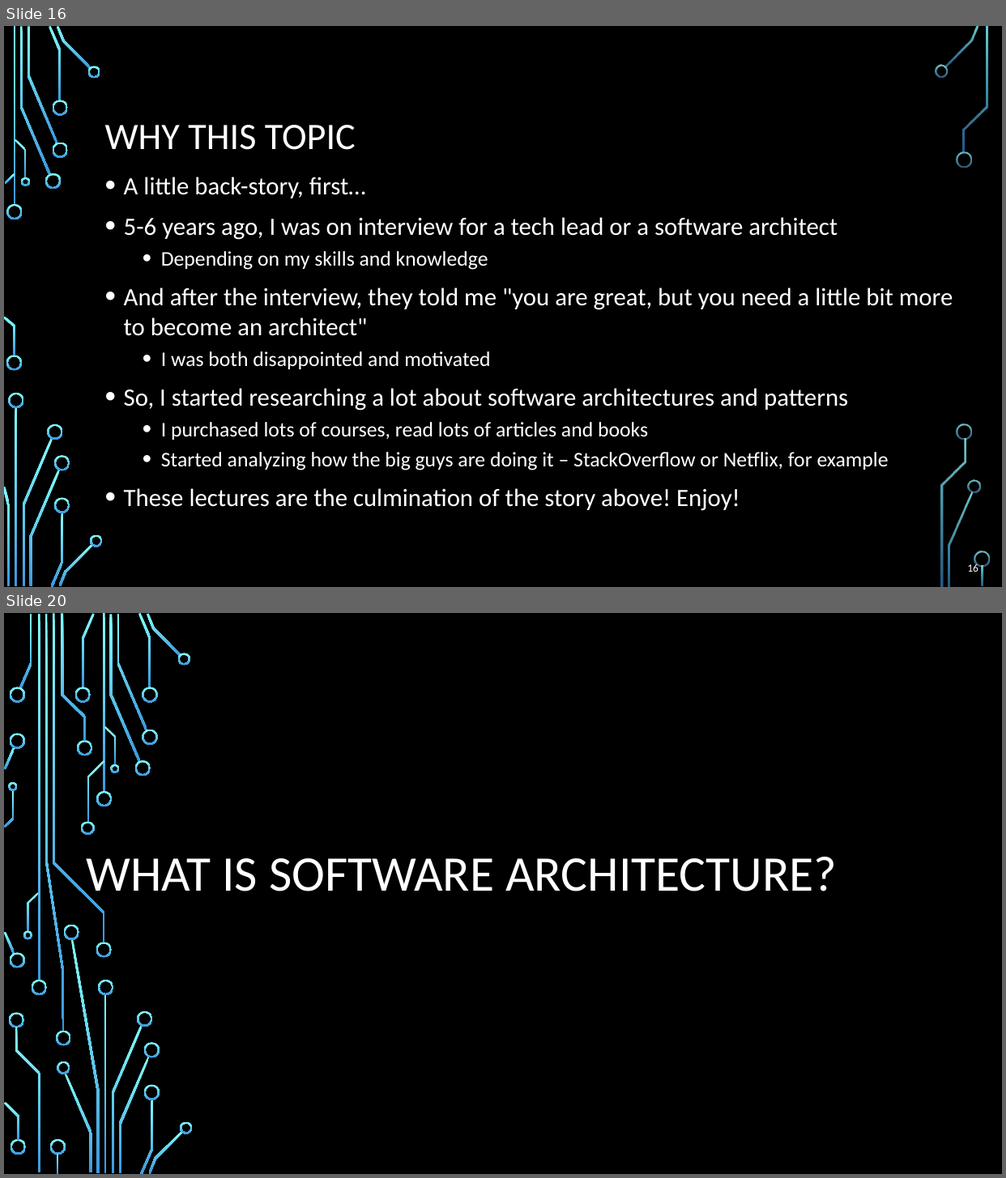
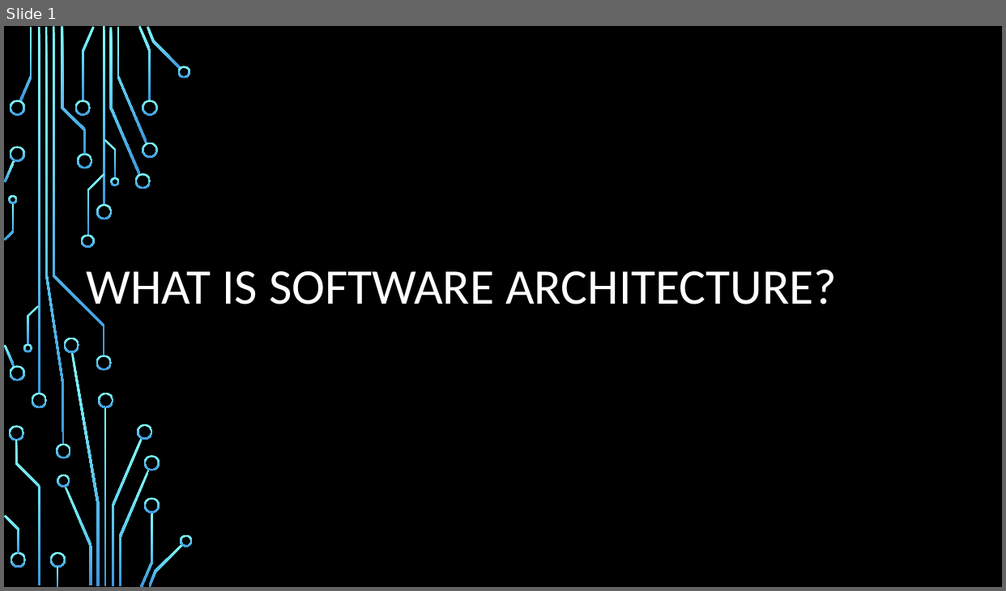
Before and after one commit to profjordanov/doctorate, a slide deck: resources/Software-Architecture-S/Presentation-Part1-Fundamentals-And-Essentials.pptx. Shown one above the other, each under a label of ours: slides 16 and 20 before the commit, slide 1 after it; the slides between them are not shown. The pictures are 1006x1178 and 1006x591 pixels, drawn with LibreOffice and Linux fonts; fonts in the diff are those of the drawing; background and template pictures are left out. Boxes give left, top, right and bottom in pixels: in the first picture for what was removed or moved away, otherwise in the second. Text is boxed around its words. In the diff, an @@ line names an element or a change of style, - is before the commit and + after.

```diff
--- a/resources/Software-Architecture-S/Presentation-Part1-Fundamentals-And-Essentials.pptx
+++ b/resources/Software-Architecture-S/Presentation-Part1-Fundamentals-And-Essentials.pptx
@@ slide 16 removed at bbox=[4, 26, 1002, 587], background picture (left out) @@
@@ title removed at bbox=[105, 125, 356, 150] @@
-WHY THIS TOPIC
@@ text removed at bbox=[124, 177, 953, 511] @@
-• A little back-story, first…
-• 5-6 years ago, I was on interview for a tech lead or a software architect
-  • Depending on my skills and knowledge
-• And after the interview, they told me "you are great, but you need a little bit more
-  to become an architect"
-  • I was both disappointed and motivated
-• So, I started researching a lot about software architectures and patterns
-  • I purchased lots of courses, read lots of articles and books
-  • Started analyzing how the big guys are doing it – StackOverflow or Netflix, for example
-• These lectures are the culmination of the story above! Enjoy!
@@ page number removed at bbox=[967, 563, 978, 572] @@
-16
@@ group removed at bbox=[4, 26, 990, 587]: 33 freeform shapes, 3 rectangles @@
@@ what was slide 20 is now slide 1 @@
```
Also in this commit, not shown: 18 other slides removed, 1 other file.
